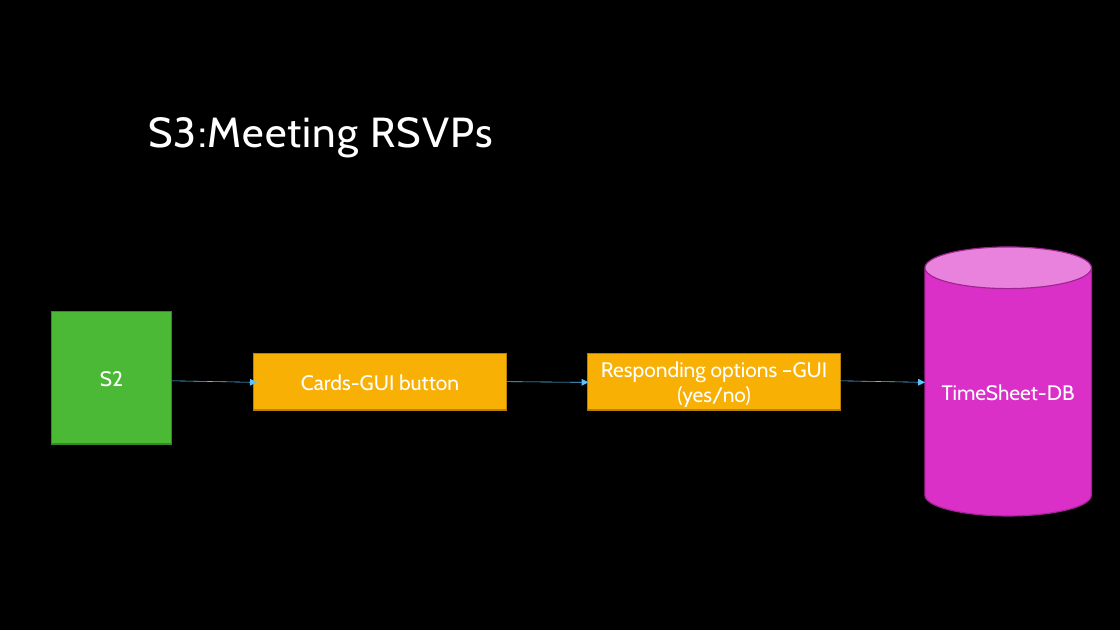
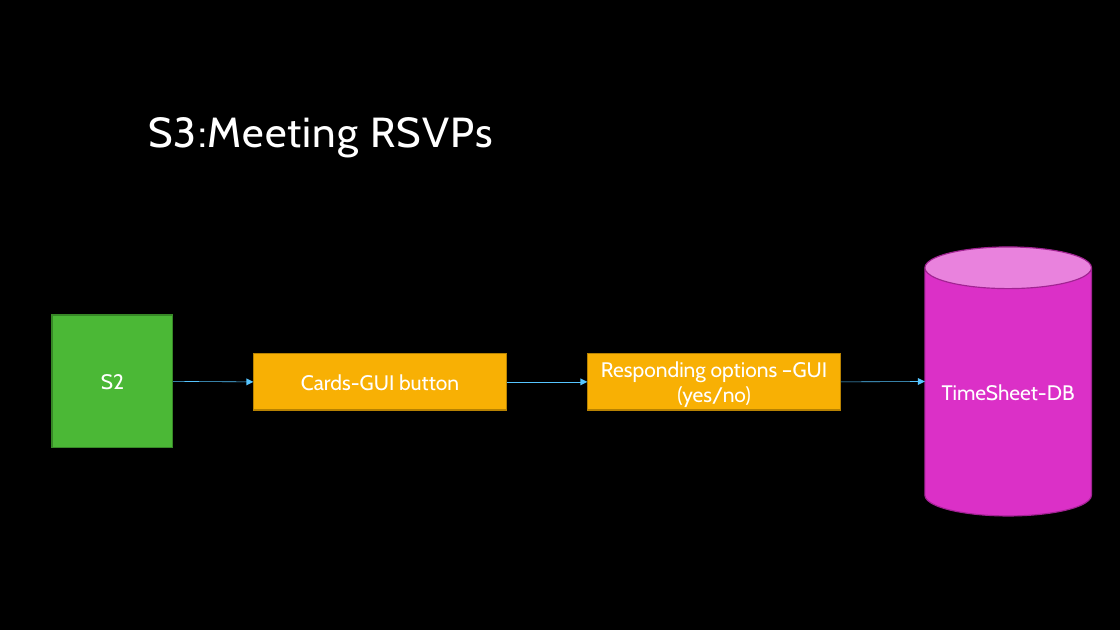
Before and after one commit to arnyboy101/InsemiTimeSheet, a slide deck: slide 4 of SubRoutine Diagrams/Notice Board.pptx. Drawn at 1120x630 pixels with LibreOffice and Linux fonts; fonts in the diff are those of the drawing; background and template pictures are left out. Boxes give left, top, right and bottom in pixels: in the first picture for what was removed or moved away, otherwise in the second. Text is boxed around its words. In the diff, an @@ line names an element or a change of style, - is before the commit and + after.

```diff
--- a/SubRoutine Diagrams/Notice Board.pptx
+++ b/SubRoutine Diagrams/Notice Board.pptx
@@ rectangle "S2": place and size @@
-rectangle "S2" at box(51, 311, 172, 444)
+rectangle "S2" at box(52, 315, 173, 448)
@@ arrow moved from (172, 381) - (257, 382) to (173, 381) - (254, 382) @@
```
Also in this commit, not shown: 5 other slides changed, 1 other file.
